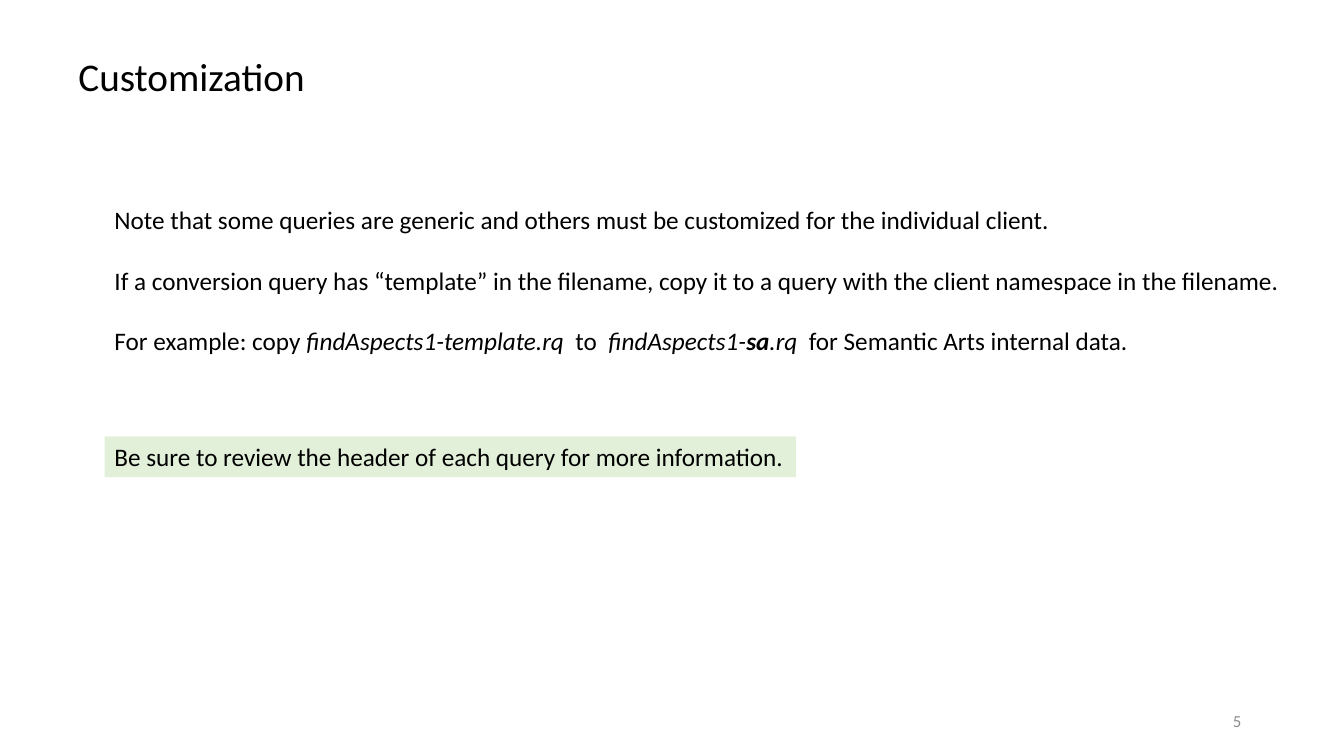
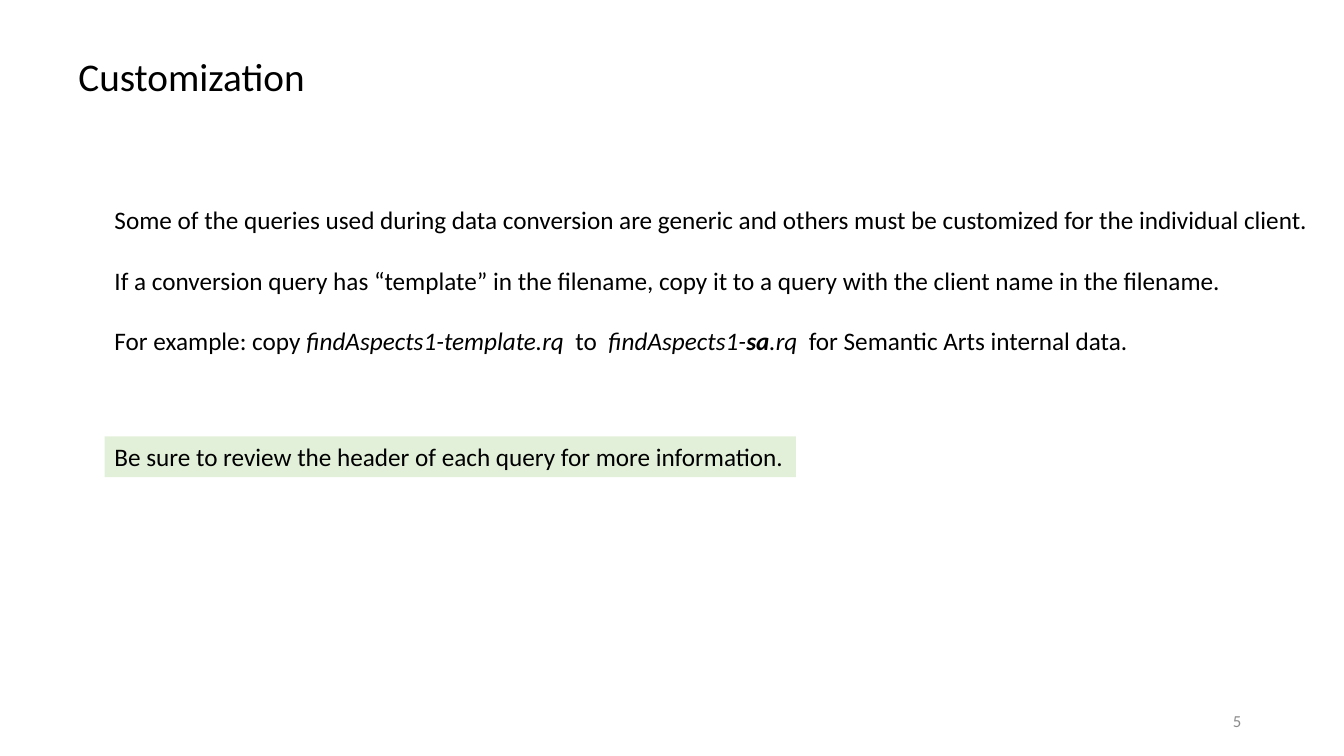
Before and after one commit to semanticarts/gist, a slide deck: slide 5 of migration/v13.0/uomDataConversion.pptx. Drawn at 1344x756 pixels with LibreOffice and Linux fonts; fonts in the diff are those of the drawing. Boxes give left, top, right and bottom in pixels: in the first picture for what was removed or moved away, otherwise in the second. Text is boxed around its words. In the diff, an @@ line names an element or a change of style, - is before the commit and + after.

Commit message:
updated document for data conversion

```diff
--- a/migration/v13.0/uomDataConversion.pptx
+++ b/migration/v13.0/uomDataConversion.pptx
@@ text at (114,211,1306,294): text changed @@
-Note that some queries are generic and others must be customized for the individual client.
-If a conversion query has “template” in the filename, copy it to a query with the client namespace in the filename.
+Some of the queries used during data conversion are generic and others must be customized for the individual client.
+If a conversion query has “template” in the filename, copy it to a query with the client name in the filename.
```
Also in this commit, not shown: 15 other slides changed, 9 slides added, 4 slides removed.
